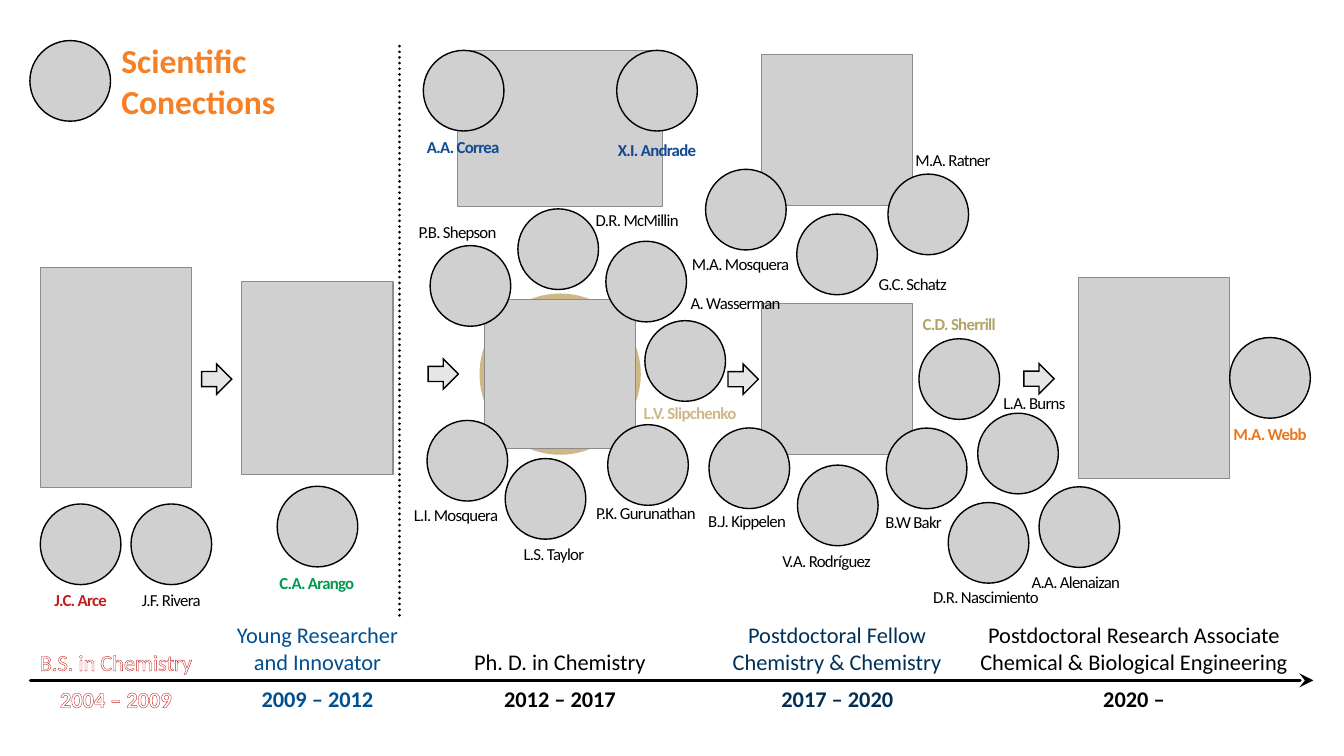
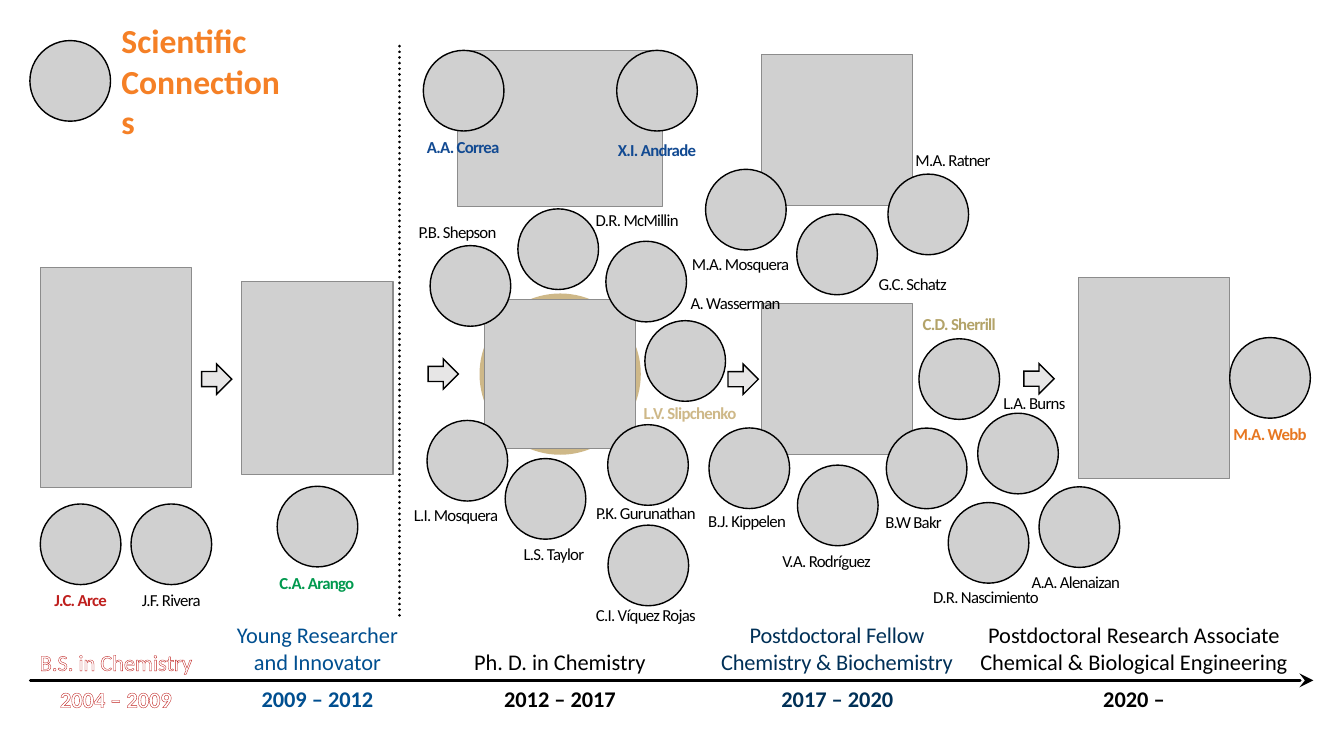
Before and after one commit to carlosborca/carlosborca.github.io, a slide deck: slide 2 of people/People.pptx (slide 1 before the commit). Drawn at 1344x756 pixels with LibreOffice and Linux fonts; fonts in the diff are those of the drawing; grey boxes stand for pictures. Boxes give left, top, right and bottom in pixels: in the first picture for what was removed or moved away, otherwise in the second. Text is boxed around its words. In the diff, an @@ line names an element or a change of style, - is before the commit and + after.

Commit message:
Updated connections image

```diff
--- a/people/People.pptx
+++ b/people/People.pptx
@@ text at [121,90,275,115]: text changed @@
-Conections
+Connections
@@ picture added at [608,525,689,606] @@
@@ text added at [596,609,695,624], 12 pt, text #000000 @@
+C.I. Víquez Rojas
@@ text at [750,627,924,643]: letter spacing 0 to -0.1 pt in "Postdoctoral Fellow" @@
@@ text at [721,654,952,674]: text changed @@
-Chemistry & Chemistry
+Chemistry & Biochemistry
```
Also in this commit, not shown: 1 slide added, 1 other file.
